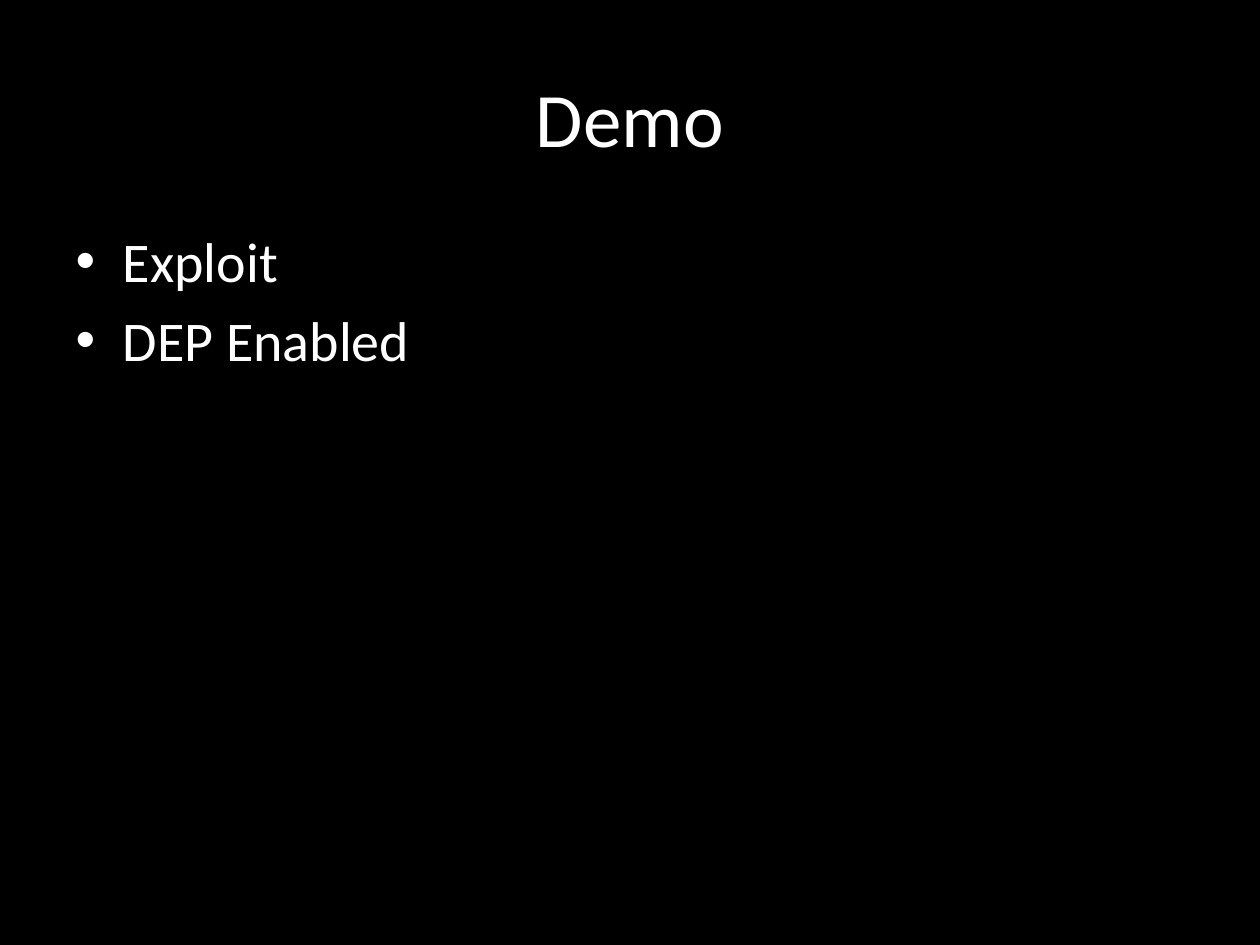
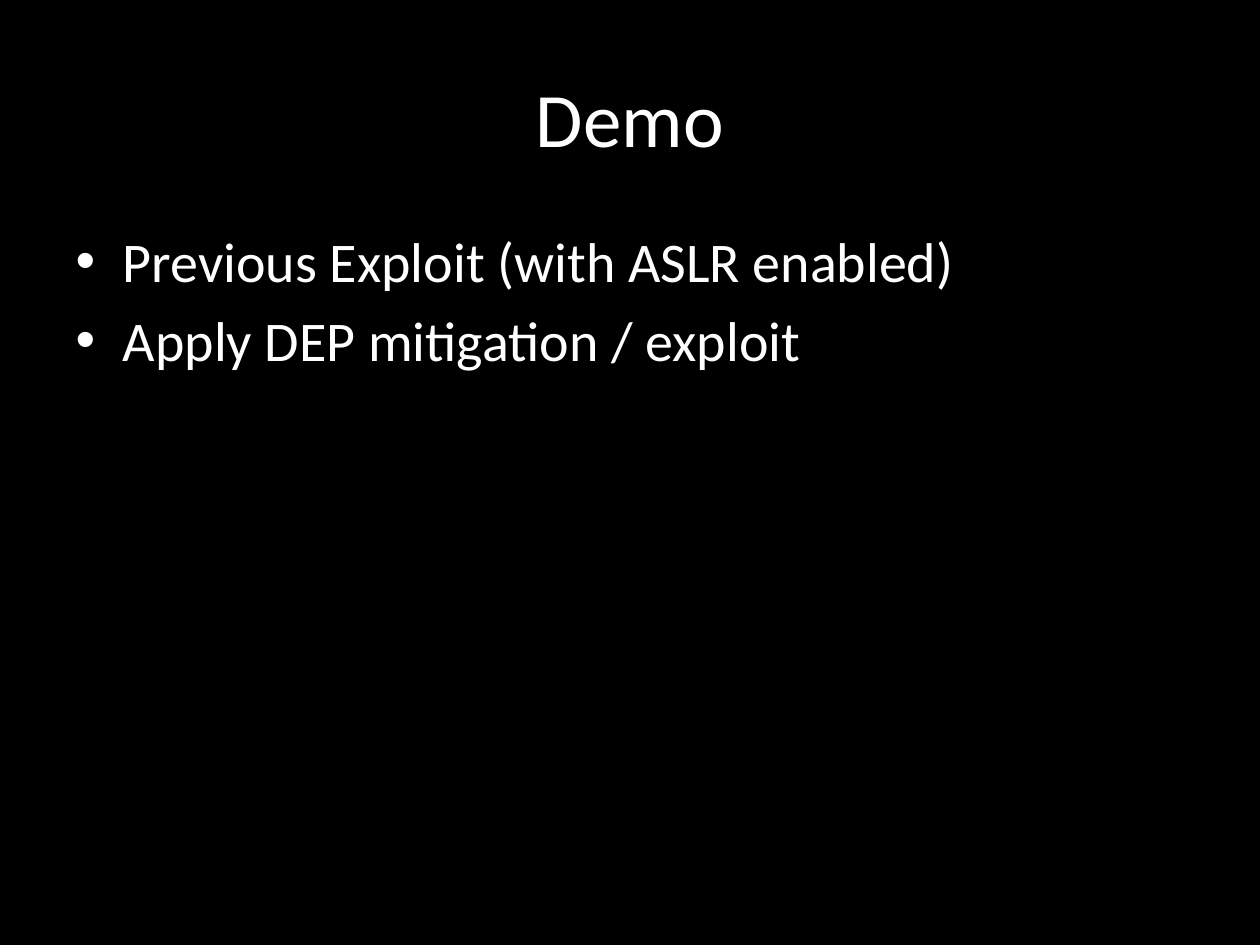
Before and after one commit to wuurrd/techzonepresentation, a slide deck: slide 22 of presentation.pptx (slide 19 before the commit). Drawn at 1260x945 pixels with LibreOffice and Linux fonts; fonts in the diff are those of the drawing. Boxes give left, top, right and bottom in pixels: in the first picture for what was removed or moved away, otherwise in the second. Text is boxed around its words. In the diff, an @@ line names an element or a change of style, - is before the commit and + after.

```diff
--- a/presentation.pptx
+++ b/presentation.pptx
@@ text at (x1=123, y1=241, x2=953, y2=371): text changed @@
-• Exploit
-• DEP Enabled
+• Previous Exploit (with ASLR enabled)
+• Apply DEP mitigation / exploit
```
Also in this commit, not shown: 4 other slides changed, 5 slides added, 1 slide removed.
